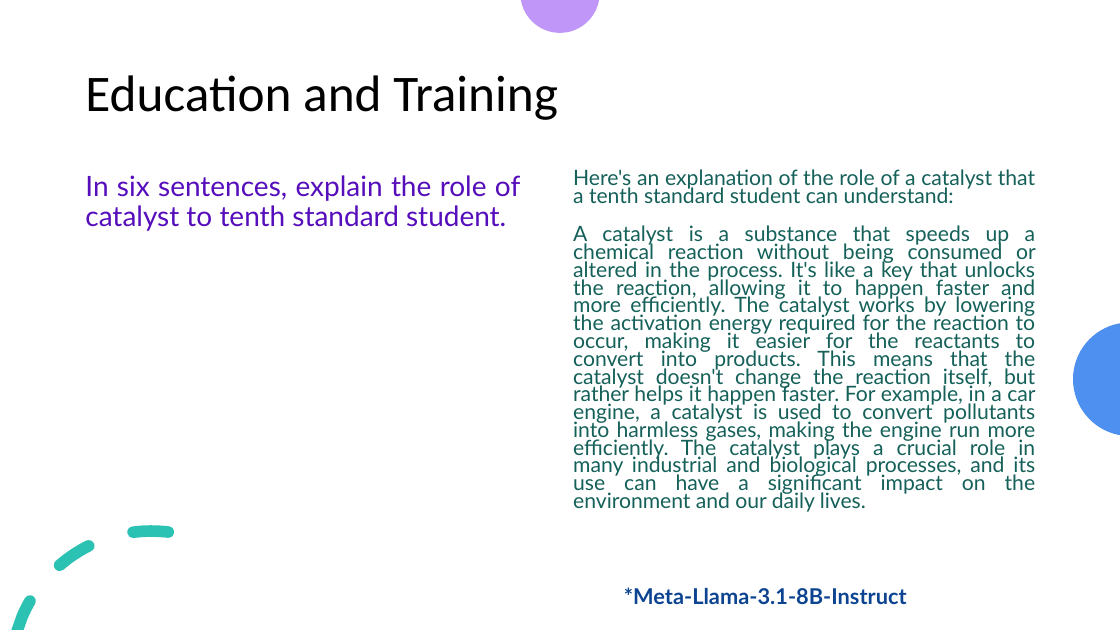
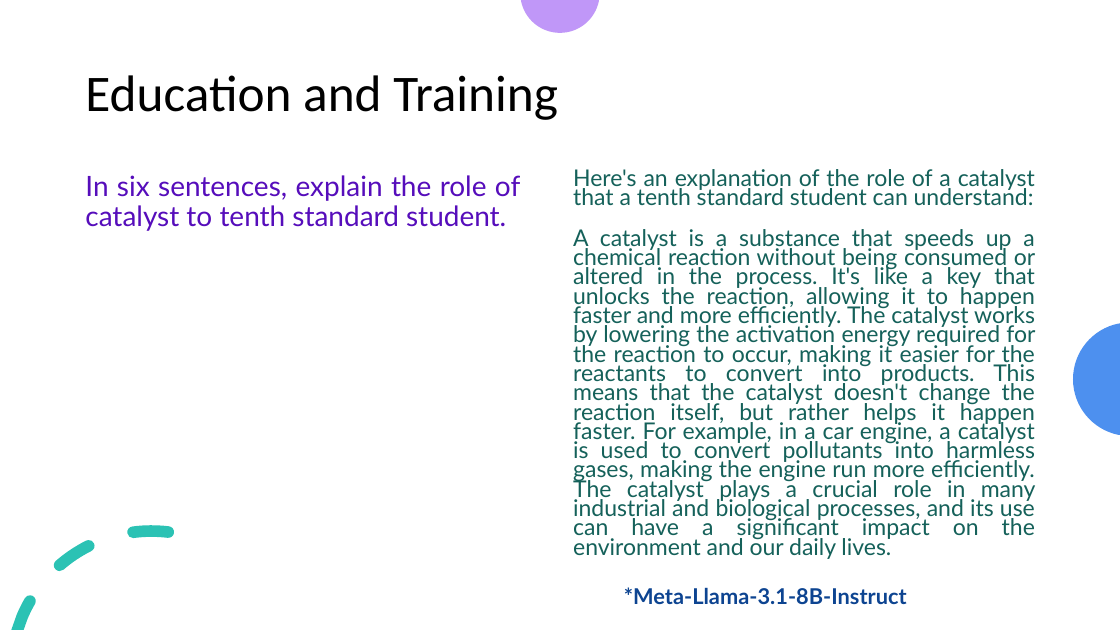
Before and after one commit to look4pritam/LargeLanguageModels, a slide deck: slide 24 of Presentations/LargeLanguageModels.pptx (slide 23 before the commit). Drawn at 1120x630 pixels with LibreOffice and Linux fonts; fonts in the diff are those of the drawing. Boxes give left, top, right and bottom in pixels: in the first picture for what was removed or moved away, otherwise in the second. Text is boxed around its words. In the diff, an @@ line names an element or a change of style, - is before the commit and + after.

```diff
--- a/Presentations/LargeLanguageModels.pptx
+++ b/Presentations/LargeLanguageModels.pptx
@@ text "Here's an explanation of the ..." at <box>573,169,1036,559</box>: size 13.6 to 14.8 pt @@
```
Also in this commit, not shown: 10 other slides changed, 1 slide added.
